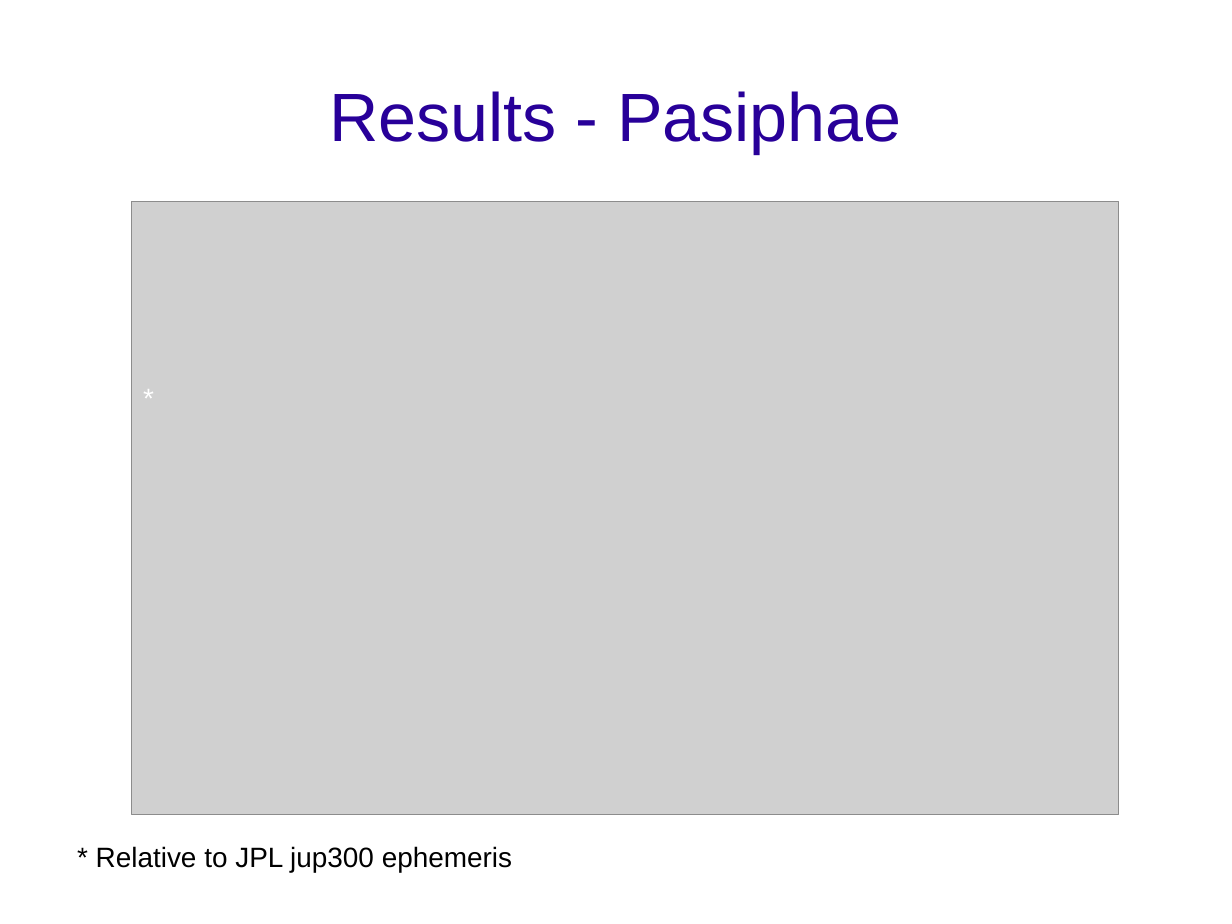
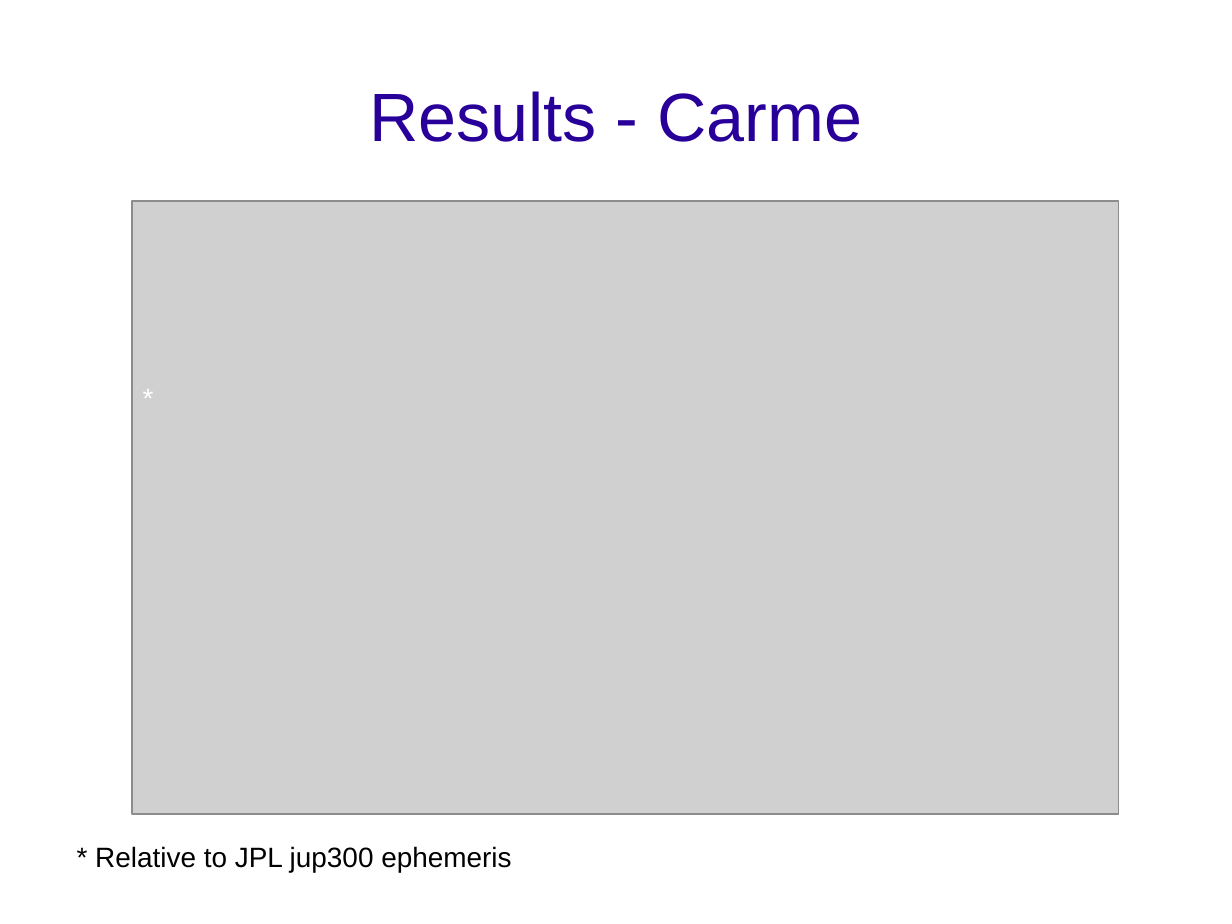
Before and after one commit to altairgomes/Latex, a slide deck: slide 11 of Poster-Apresentação/ENCELADE2016.odp (slide 10 before the commit). Drawn at 1232x924 pixels with LibreOffice and Linux fonts; fonts in the diff are those of the drawing; grey boxes stand for pictures; background and template pictures are left out. Boxes give left, top, right and bottom in pixels: in the first picture for what was removed or moved away, otherwise in the second. Text is boxed around its words. In the diff, an @@ line names an element or a change of style, - is before the commit and + after.

```diff
--- a/Poster-Apresentação/ENCELADE2016.odp
+++ b/Poster-Apresentação/ENCELADE2016.odp
@@ title at box(369, 91, 862, 142): text changed @@
-Results - Pasiphae
+Results - Carme
```
Also in this commit, not shown: 2 other slides changed, 6 slides added, 1 slide removed, 1 other file.
